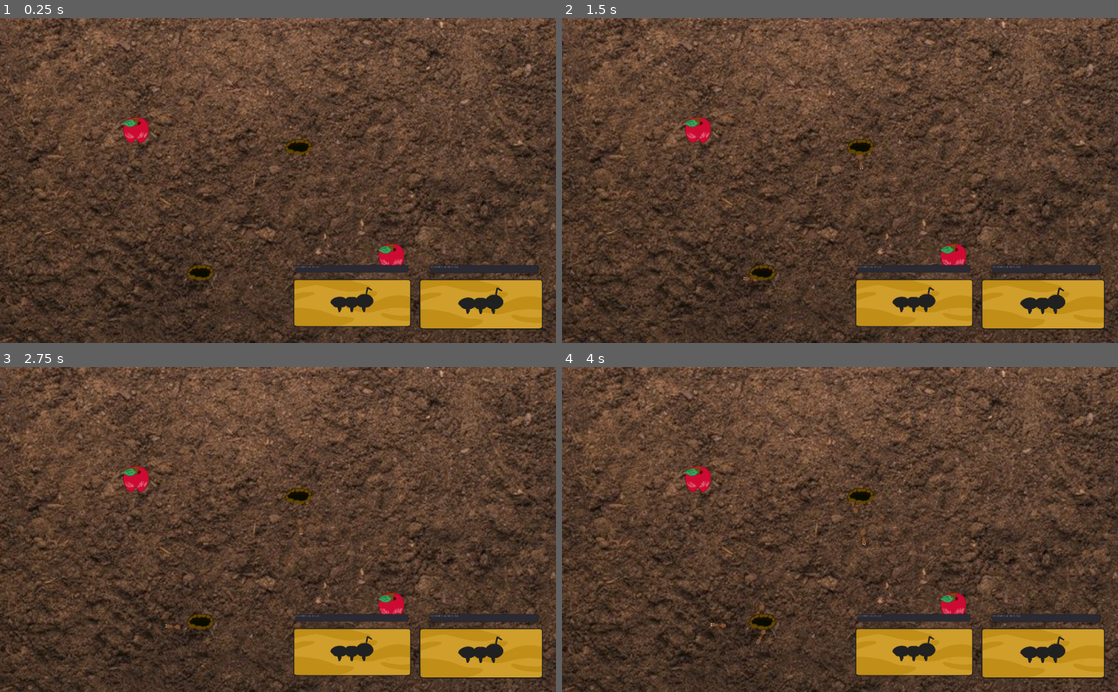
Above: before the commit, frames 1-4 (two rows, left to right).
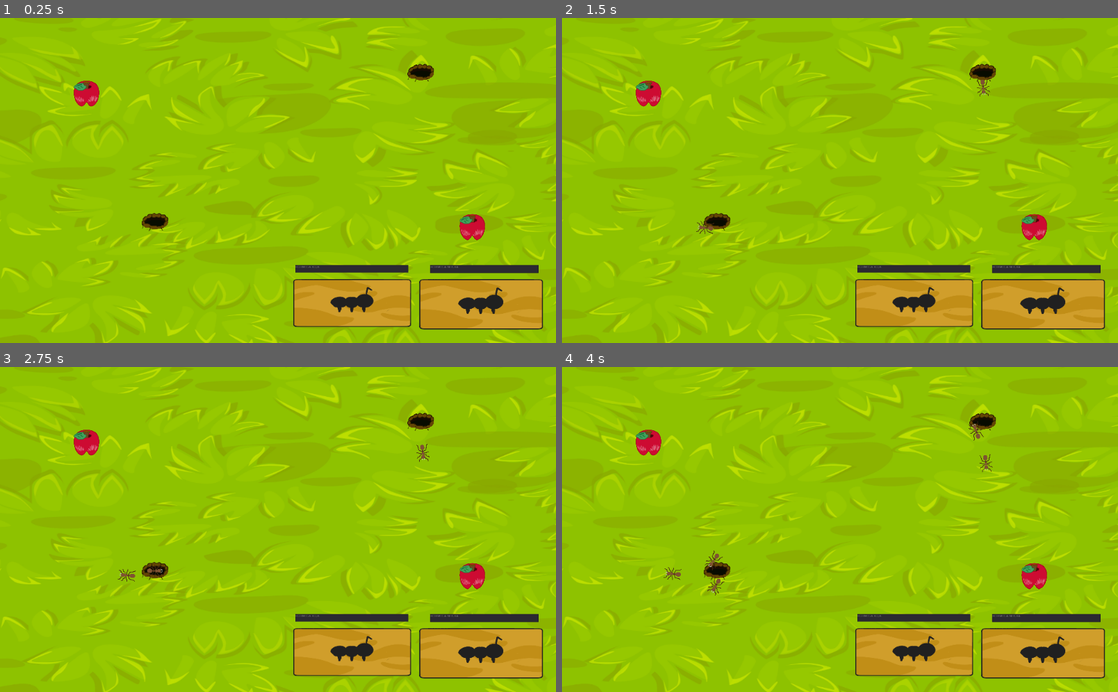
Above: after the commit, the same moments.

Repository: RenzoPricolo/Hormigas
Game: Godot game, scene res://Fondo.tscn
Two runs of this game, one before a commit and one after it. Both use one fixed random seed, a clock stepped at 60 frames per second and the inputs below.
Inputs (mouse positions are in pixels of both pictures, inside the frame that each line leads up to):
- Up to frame 1 (0.25 s): no input
- Up to frame 2 (1.5 s): click (1045, 304) at 0.5 s; click (912, 304) at 1.25 s
- Up to frame 3 (2.75 s): click (483, 653) at 2 s
- Up to frame 4 (4 s): click (912, 653) at 2.75 s; click (1045, 653) at 3.5 s

The runs differ from the first frame. In frame 1, 93% of the frame differs, in the area x 0-100%, y 0-100%; in frame 2, 93%; in frame 3, 93%; in frame 4, 93%.

Commit message:
Add files via upload

Diff:
--- a/Proyectos/Fondo.tscn
+++ b/Proyectos/Fondo.tscn
@@ -1,7 +1,7 @@
 [gd_scene load_steps=8 format=2]
 
 [ext_resource path="res://BotonSimple.png" type="Texture" id=1]
-[ext_resource path="res://Imagenes/Tierra.jpg" type="Texture" id=2]
+[ext_resource path="res://FondoPasto.png" type="Texture" id=2]
 [ext_resource path="res://Fondo.gd" type="Script" id=3]
 [ext_resource path="res://Hormiguero.tscn" type="PackedScene" id=4]
 [ext_resource path="res://Comida.tscn" type="PackedScene" id=5]
@@ -56,15 +56,14 @@
 [node name="Navigation2D" type="Navigation2D" parent="."]
 
 [node name="Sprite" type="Sprite" parent="Navigation2D"]
-position = Vector2( 616, 400 )
-scale = Vector2( 8.78514, 9.10911 )
+position = Vector2( 212, 276 )
+scale = Vector2( 5.25625, 3.09375 )
 texture = ExtResource( 2 )
 
 [node name="NavigationPolygonInstance" type="NavigationPolygonInstance" parent="Navigation2D"]
+visible = false
 position = Vector2( 40, 48 )
 navpoly = SubResource( 1 )
-
-[node name="Hormigas" type="Node2D" parent="."]
 
 [node name="Rocas" type="Node2D" parent="."]
 
@@ -74,16 +73,18 @@
 zoom = Vector2( 5, 5 )
 
 [node name="HormigueroRojo" parent="." instance=ExtResource( 4 )]
-position = Vector2( 640, -136 )
+position = Vector2( 1768, -824 )
 
 [node name="Hormiguero" parent="." instance=ExtResource( 4 )]
-position = Vector2( -264, 1024 )
+position = Vector2( -680, 552 )
 
 [node name="Comida2" parent="." instance=ExtResource( 5 )]
-position = Vector2( -856, -288 )
+position = Vector2( -1312, -624 )
 
 [node name="Comida" parent="." instance=ExtResource( 5 )]
-position = Vector2( 1496, 880 )
+position = Vector2( 2240, 608 )
+
+[node name="Hormigas" type="Node2D" parent="."]
 
 [connection signal="pressed" from="CanvasLayer/TextureButtonComun" to="." method="_on_TextureButtonComun_pressed"]
 [connection signal="pressed" from="CanvasLayer/TextureButtonComun" to="." method="_on_TextureButton_pressed"]
--- a/Proyectos/Hormiga.gd
+++ b/Proyectos/Hormiga.gd
@@ -1,5 +1,7 @@
 extends KinematicBody2D
 class_name HormigaBase
+
+var puede_atacar = true
 
 export (String, "COMUN", "ROJA") var faccion = "COMUN"
 export (String, "RECOLECTORA", "GUERRERA") var clase = "RECOLECTORA"
@@ -68,7 +70,7 @@
 				return
 			calcular_camino_hacia(objetivo_enemigo.global_position)
 			moverse_por_camino()
-			if global_position.distance_to(objetivo_enemigo.global_position) < 20:
+			if global_position.distance_to(objetivo_enemigo.global_position) < 80:
 				atacar_enemigo()
 
 		Estado.HUIR:
@@ -159,10 +161,24 @@
 		print(faccion, " ", clase, ": ¡Huyendo al hormiguero!")
 
 func atacar_enemigo():
-	print("¡Pelea intensa!")
-	if is_instance_valid(objetivo_enemigo):
+
+	if is_queued_for_deletion() or not is_instance_valid(objetivo_enemigo) or objetivo_enemigo.is_queued_for_deletion():
+		recalcular_a_deambular()
+		return
+
+
+	if "clase" in objetivo_enemigo and objetivo_enemigo.clase == "GUERRERA":
+		print("¡Duelo de guerreras! Ambas caen en combate.")
 		objetivo_enemigo.queue_free()
-	recalcular_a_deambular()
+		self.queue_free()
+		return
+
+
+	else:
+		print("Guerrera elimina a indefensa.")
+		objetivo_enemigo.queue_free() # Elimina a la recolectora
+		recalcular_a_deambular()
+		return
 
 func entrar_al_refugio():
 	estado_actual = Estado.EN_REFUGIO
Binary file added: Proyectos/FondoPasto.png
Not shown, added: Proyectos/FondoPasto.png.import
